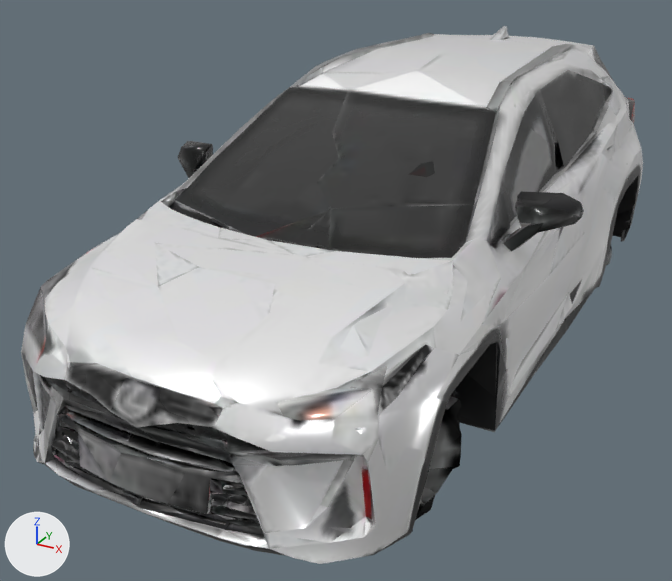
One commit to the glTF model apps/web/public/assets/vehicles/lexus-rx350-v1.glb: the scene before it, then after it.
Before and after are seen from a 50 mm lens placed at (2.1, -4.62, 2.65), pointed at (-0.32, -0.23, 0.46). Every picture has the same lights, and +X, +Y and +Z are marked at lower left. The first picture is the older version. Where no turn or scale is listed for an object, it has been applied to the vertices. Vertices at exactly the same position are counted once.

Names of what the first picture shows: 'paint', 'trim'.
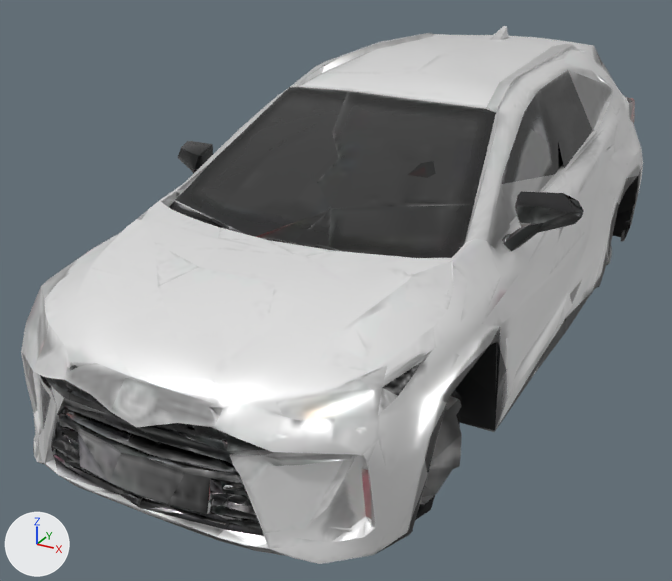
Where the newer file only moved an object's origin or applied its transform, the numbers keep the older frame.

Edits to the bpy script that builds the scene:
```text
Add img_paint_shading:
    img_paint_shading = load_image('paint shading', '_unpacked/paint_shading', 512, 512, 'sRGB')
Change mat_paint:
    where n2 = _N.new('ShaderNodeTexImage'); n2.name = 'Image Texture'
    n2.image: img_base_colour -> img_paint_shading
Change me_paint:
    used by ob_paint; location = (0.049, 0.051, 0.947)
    remove me_paint.from_pydata(...)  # 3954 vertices, 6125 faces; spans x -1.02..1.02, y -2.44..2.44, z -0.83..0.83
    add me_paint.from_pydata(...)  # 4020 vertices, 7168 faces; spans x -1.02..0.93, y -2.44..2.44, z -0.84..0.83
    me_paint part 1: 45 loose pieces with 179 vertices, spanning x -0.81..1.02, y -2.44..2.28, z -0.67..0.67, are deleted
    me_paint part 2: 8 vertices moved within x -0.98..0.87, y -2.4..2.29, z -0.51..0.12; 41 vertices removed from x -1.01..0.88, y -2.41..2.38, z -0.64..0.79; 285 vertices added at x -1.02..0.92, y -2.43..2.44, z -0.84..0.8
    other edits to the shape of me_paint do not show in these pictures
Change me_trim:
    used by ob_trim; location = (0.0, 0.049, 0.888)
    remove me_trim.from_pydata(...)  # 5205 vertices, 8844 faces; spans x -1.13..1.13, y -2.44..2.44, z -0.89..0.89
    add me_trim.from_pydata(...)  # 4318 vertices, 7800 faces; spans x -1.13..1.13, y -2.44..2.44, z -0.89..0.84
    me_trim part 3: 15 vertices moved from x -1.11..0.82, y -2.43..1.69, z -0.77..0.32 to x -1.09..0.82, y -2.43..1.68, z -0.75..0.31; 679 vertices removed from x -0.96..1.12, y -2.44..2.43, z -0.79..0.83; 19 vertices added at x -0.96..0.69, y -2.43..2.37, z -0.87..0.72
    other edits to the shape of me_trim do not show in these pictures
```

Pixel boxes (x1, y1, x2, y2) of what changed, in the pictures (672 x 581 px):
'paint', surface changed, reshaped: (21, 26, 643, 564) in both
'trim', reshaped: before (26, 34, 643, 561); after (33, 46, 643, 553)
part 1 of me_paint, deleted (mostly hidden): before (192, 223, 531, 514)
part 2 of me_paint, reshaped (mostly hidden): before (26, 35, 629, 387); after (33, 33, 635, 535)
part 3 of me_trim, reshaped (mostly hidden afterwards): before (26, 46, 638, 561); after (57, 97, 638, 508)
